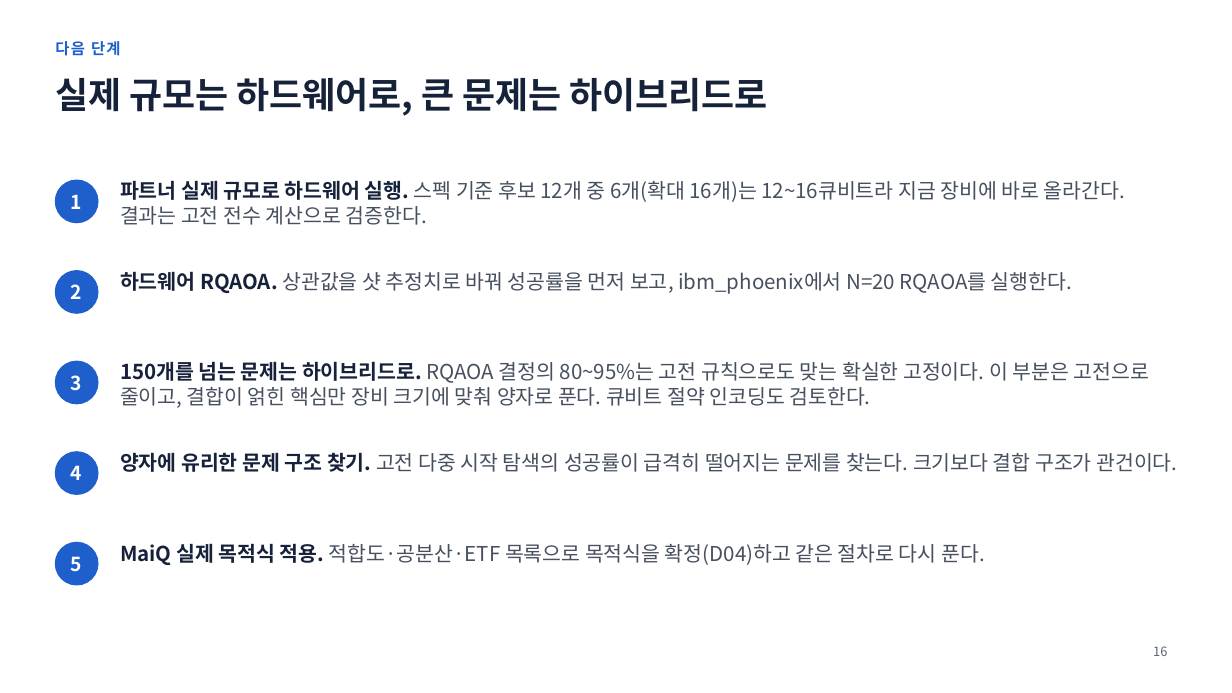
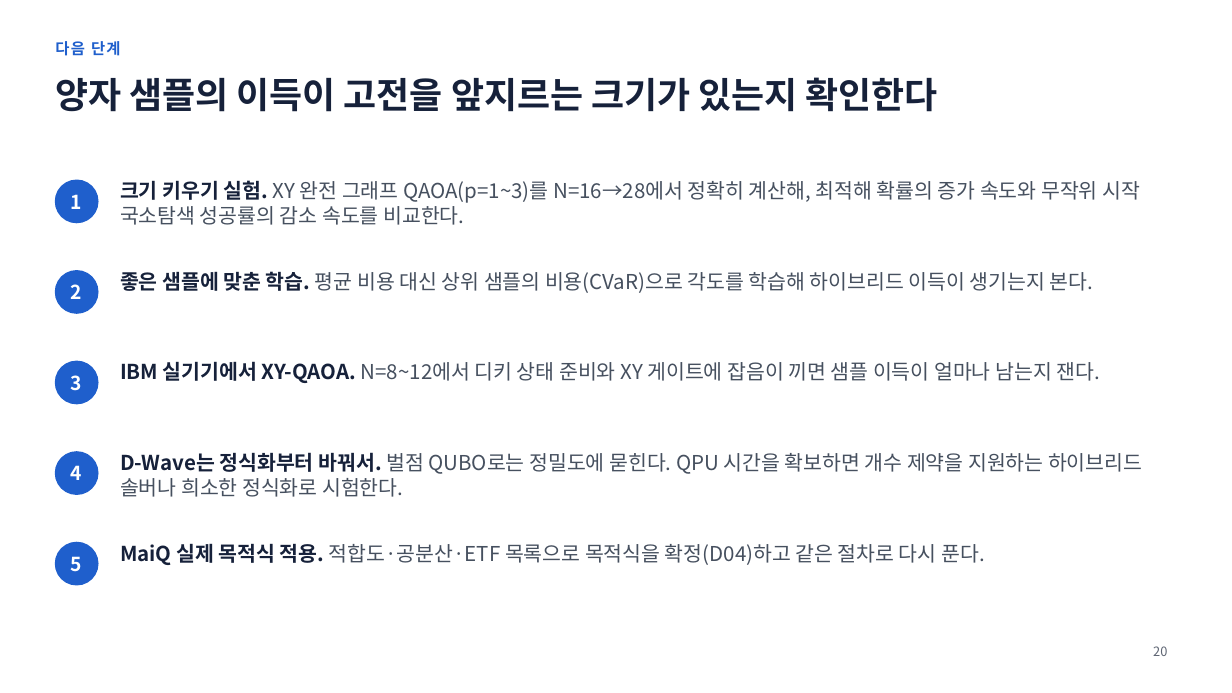
Before and after one commit to 202155570/norma-qaoa, a slide deck: slide 20 of docs/qaoa_achievements_2026-11-19.pptx (slide 16 before the commit). Drawn at 1232x693 pixels with LibreOffice and Linux fonts; fonts in the diff are those of the drawing. Boxes give left, top, right and bottom in pixels: in the first picture for what was removed or moved away, otherwise in the second. Text is boxed around its words. In the diff, an @@ line names an element or a change of style, - is before the commit and + after.

```diff
--- a/docs/qaoa_achievements_2026-11-19.pptx
+++ b/docs/qaoa_achievements_2026-11-19.pptx
@@ title at <box>55,77,938,112</box>: text changed @@
-실제 규모는 하드웨어로, 큰 문제는 하이브리드로
+양자 샘플의 이득이 고전을 앞지르는 크기가 있는지 확인한다
@@ text at <box>120,180,1140,225</box>: text changed @@
-파트너 실제 규모로 하드웨어 실행. 스펙 기준 후보 12개 중 6개(확대 16개)는 12~16큐비트라 지금 장비에 바로 올라간다. 결과는 고전 전수 계산으로 검증한다.
+크기 키우기 실험. XY 완전 그래프 QAOA(p=1~3)를 N=16→28에서 정확히 계산해, 최적해 확률의 증가 속도와 무작위 시작 국소탐색 성공률의 감소 속도를 비교한다.
@@ text at <box>120,271,1093,293</box>: text changed @@
-하드웨어 RQAOA. 상관값을 샷 추정치로 바꿔 성공률을 먼저 보고, ibm_phoenix에서 N=20 RQAOA를 실행한다.
+좋은 샘플에 맞춘 학습. 평균 비용 대신 상위 샘플의 비용(CVaR)으로 각도를 학습해 하이브리드 이득이 생기는지 본다.
@@ text at <box>120,361,1099,383</box>: text changed @@
-150개를 넘는 문제는 하이브리드로. RQAOA 결정의 80~95%는 고전 규칙으로도 맞는 확실한 고정이다. 이 부분은 고전으로 줄이고, 결합이 얽힌 핵심만 장비 크기에 맞춰 양자로 푼다. 큐비트 절약 인코딩도 검토한다.
+IBM 실기기에서 XY-QAOA. N=8~12에서 디키 상태 준비와 XY 게이트에 잡음이 끼면 샘플 이득이 얼마나 남는지 잰다.
@@ text at <box>120,452,1142,497</box>: text changed @@
-양자에 유리한 문제 구조 찾기. 고전 다중 시작 탐색의 성공률이 급격히 떨어지는 문제를 찾는다. 크기보다 결합 구조가 관건이다.
+D-Wave는 정식화부터 바꿔서. 벌점 QUBO로는 정밀도에 묻힌다. QPU 시간을 확보하면 개수 제약을 지원하는 하이브리드 솔버나 희소한 정식화로 시험한다.
@@ page number at <box>1153,646,1167,656</box>: text changed @@
-16
+20
```
Also in this commit, not shown: 3 other slides changed, 4 slides added, 3 other files.
